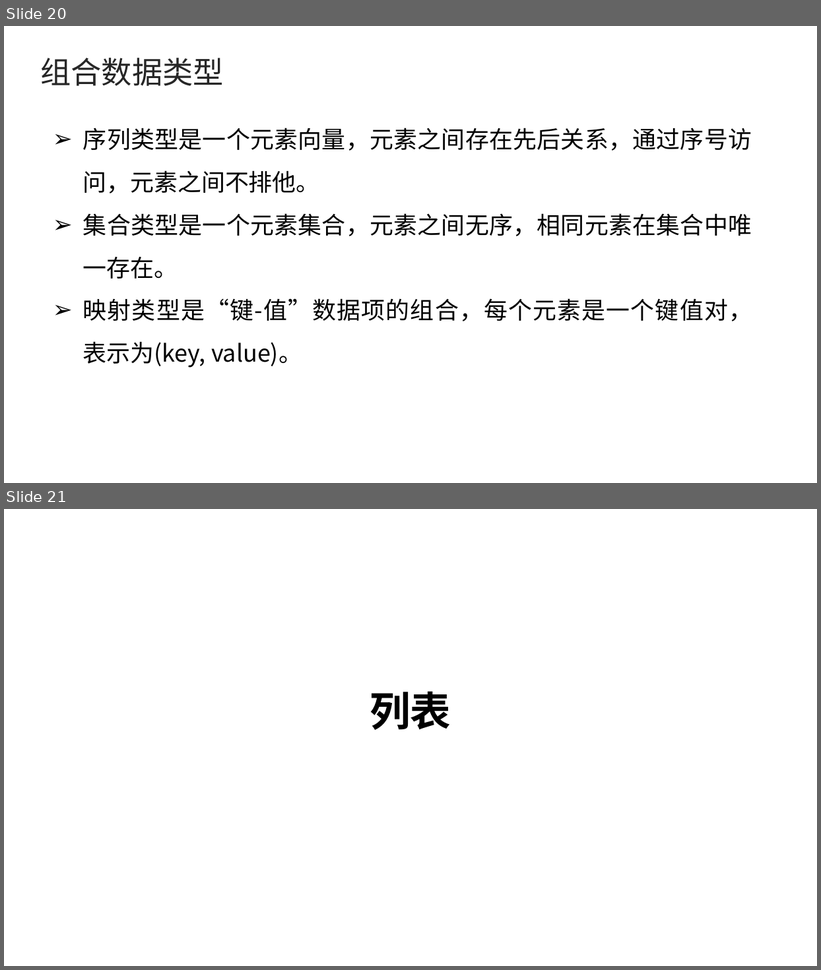
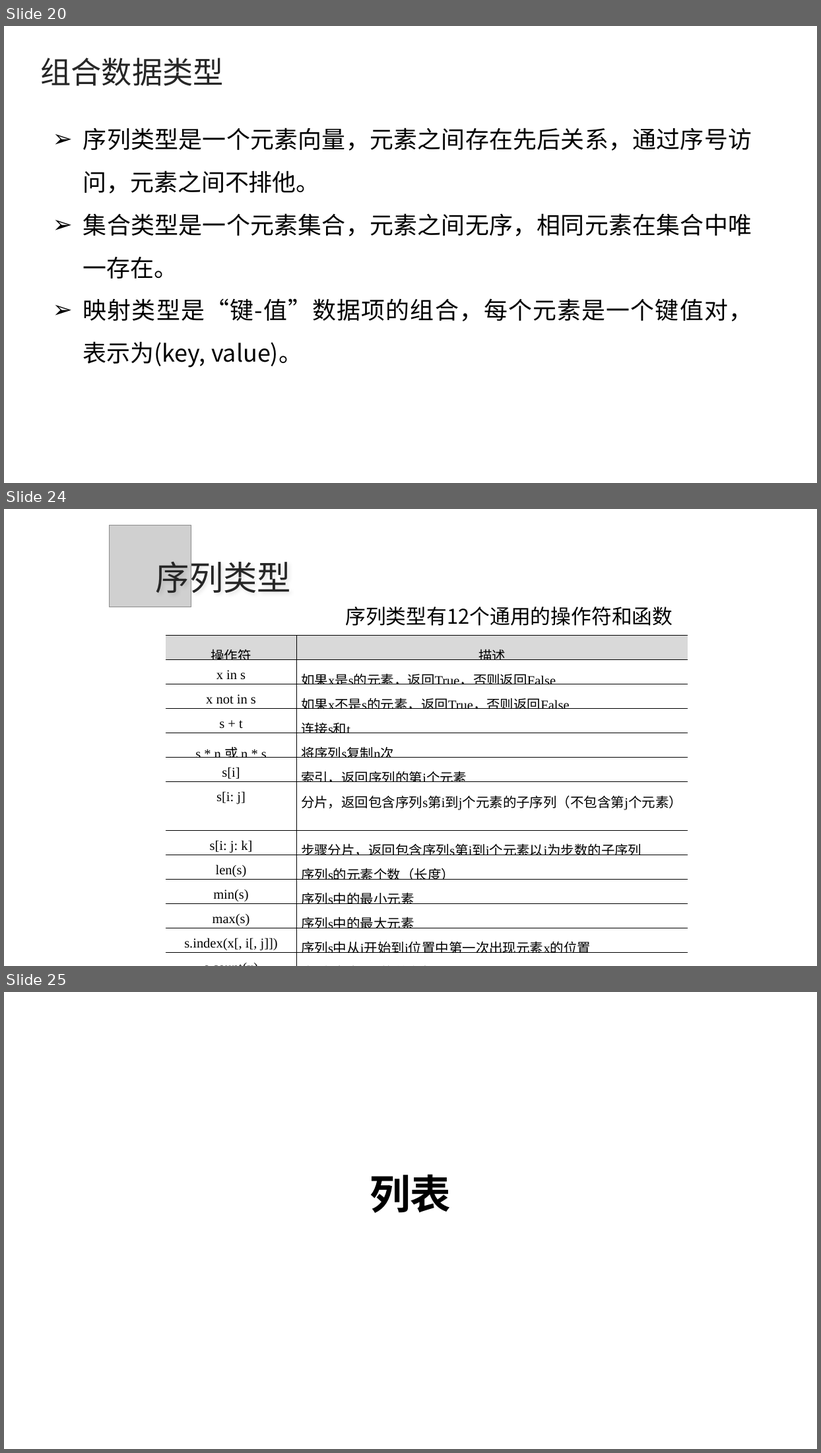
Before and after one commit to he-tengjiao/-, a slide deck: 列表/9. 列表.pptx. Shown one above the other, each under a label of ours: slides 20 and 21 before the commit, slides 20, 24 and 25 after it; the slides between them are not shown. The pictures are 821x970 and 821x1453 pixels, drawn with LibreOffice and Linux fonts; fonts in the diff are those of the drawing; grey boxes stand for pictures. Boxes give left, top, right and bottom in pixels: in the first picture for what was removed or moved away, otherwise in the second. Text is boxed around its words. In the diff, an @@ line names an element or a change of style, - is before the commit and + after.

```diff
--- a/列表/9. 列表.pptx
+++ b/列表/9. 列表.pptx
@@ slide 24 added at (x1=4, y1=509, x2=817, y2=966), background #FFFFFF @@
@@ picture added at (x1=110, y1=525, x2=191, y2=607) @@
@@ text added at (x1=156, y1=556, x2=291, y2=599), 40 pt, text #262626 @@
+序列类型
@@ text added at (x1=345, y1=607, x2=673, y2=626), 24 pt, text #000000 @@
+序列类型有12个通用的操作符和函数
@@ table added at (x1=166, y1=636, x2=688, y2=956), 13 rows, 2 columns @@
+操作符 | 描述
+x in s | 如果x是s的元素，返回True，否则返回False
+x not in s | 如果x不是s的元素，返回True，否则返回False
+s + t | 连接s和t
+s * n 或 n * s | 将序列s复制n次
+s[i] | 索引，返回序列的第i个元素
+s[i: j] | 分片，返回包含序列s第i到j个元素的子序列（不包含第j个元素）
+s[i: j: k] | 步骤分片，返回包含序列s第i到j个元素以j为步数的子序列
+len(s) | 序列s的元素个数（长度）
+min(s) | 序列s中的最小元素
+max(s) | 序列s中的最大元素
+s.index(x[, i[, j]]) | 序列s中从i开始到j位置中第一次出现元素x的位置
+s.count(x) | 序列s中出现x的总次数
@@ what was slide 21 is now slide 25 @@
```
Also in this commit, not shown: 7 other slides added.
